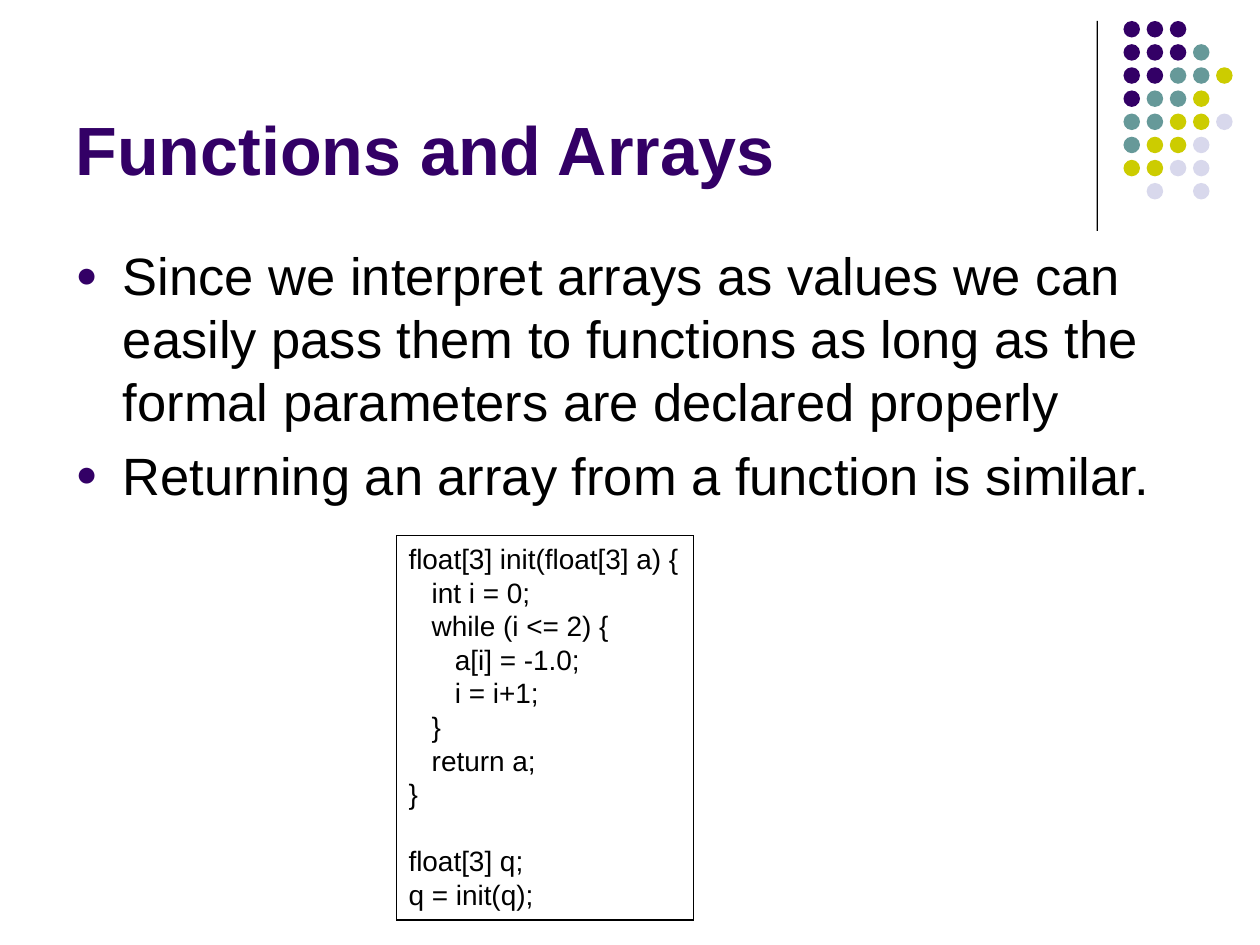
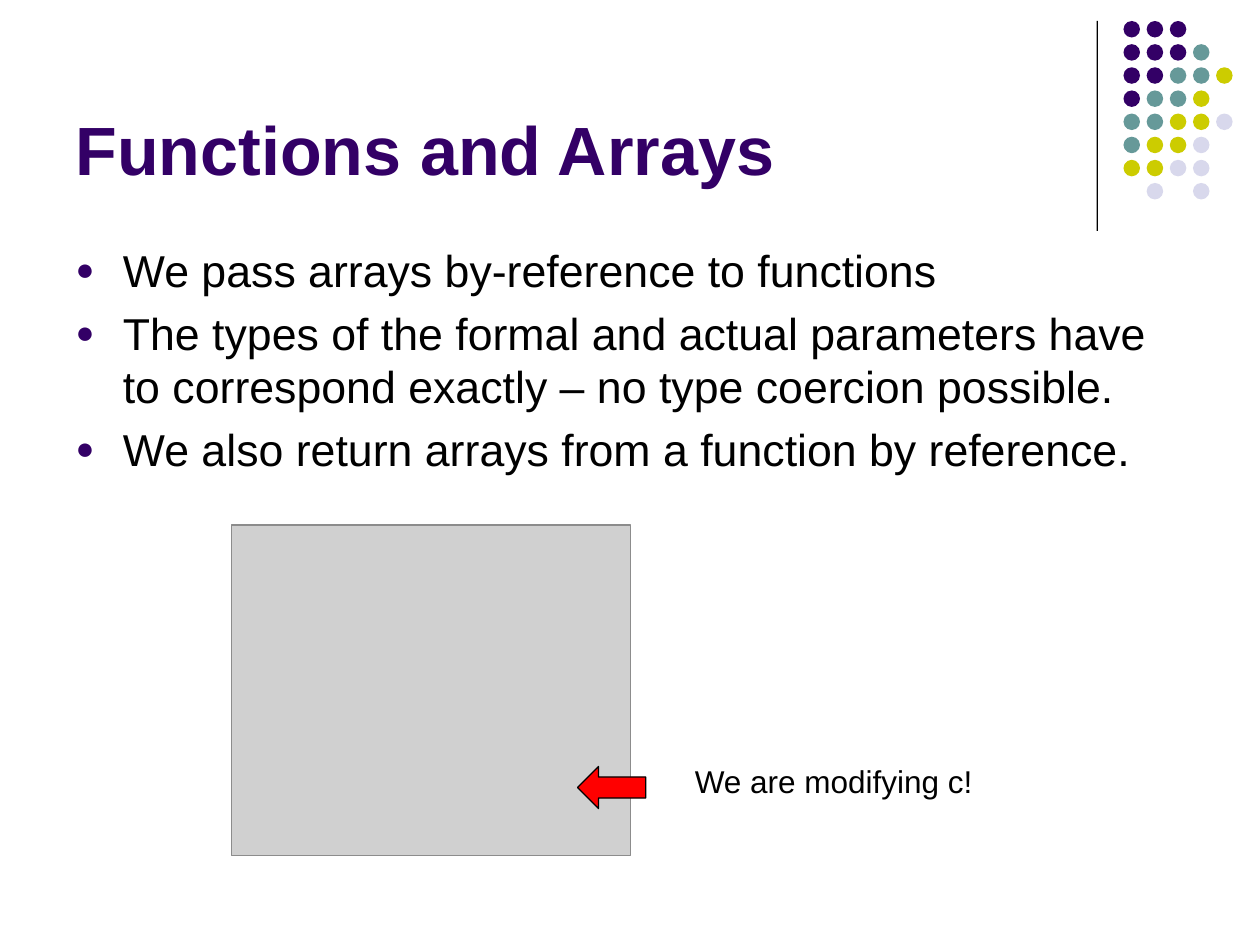
Before and after one commit to lutzhamel/CSC402, a slide deck: slide 24 of notes/csc402-ln019.pptx. Drawn at 1260x945 pixels with LibreOffice and Linux fonts; fonts in the diff are those of the drawing; grey boxes stand for pictures. Boxes give left, top, right and bottom in pixels: in the first picture for what was removed or moved away, otherwise in the second. Text is boxed around its words. In the diff, an @@ line names an element or a change of style, - is before the commit and + after.

```diff
--- a/notes/csc402-ln019.pptx
+++ b/notes/csc402-ln019.pptx
@@ text at [123,254,1146,475]: text changed; size 30 to 25.5 pt @@
-● Since we interpret arrays as values we can easily pass them to functions as long as the formal parameters are declared properly
-● Returning an array from a function is similar.
+● We pass arrays by-reference to functions
+● The types of the formal and actual parameters have to correspond exactly – no type coercion possible.
+● We also return arrays from a function by reference.
@@ picture added at [232,525,631,856] @@
@@ rectangle removed at [396,536,693,920] @@
-float[3] init(float[3] a) {
-int i = 0;
-while (i <= 2) {
-a[i] = -1.0;
-i = i+1;
-}
-return a;
-}
-float[3] q;
-q = init(q);
@@ left arrow added at [577,766,645,808], fill #FF0000, outline #000000 0.75 pt @@
@@ text added at [695,770,972,799], 18 pt, text #000000 @@
+We are modifying c!
```
Also in this commit, not shown: 33 other slides changed, 14 slides removed, 9 other files.
